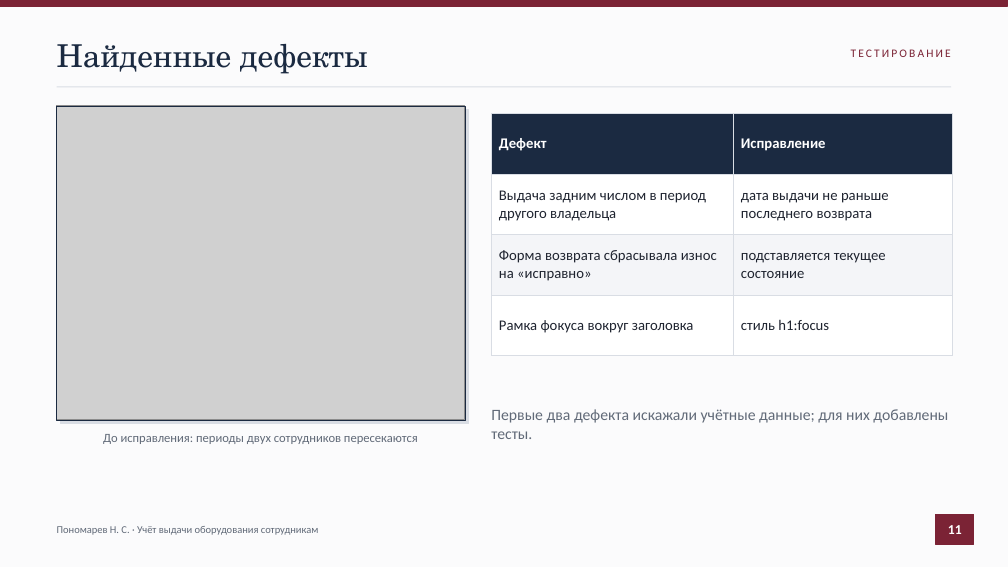
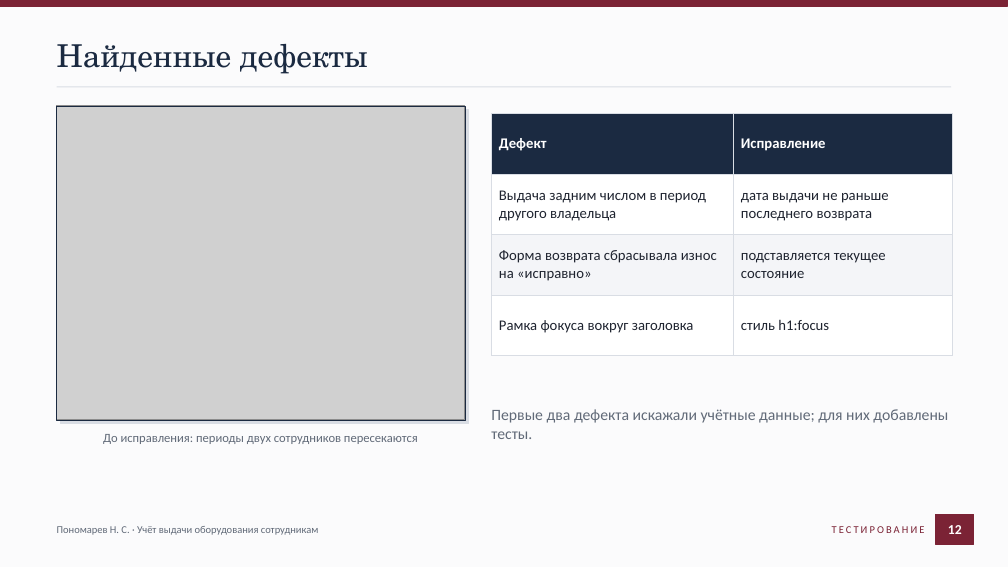
Before and after one commit to Black287234/KP-Nek, a slide deck: slide 12 of docs/Презентация.pptx (slide 11 before the commit). Drawn at 1008x567 pixels with LibreOffice and Linux fonts; fonts in the diff are those of the drawing; grey boxes stand for pictures. Boxes give left, top, right and bottom in pixels: in the first picture for what was removed or moved away, otherwise in the second. Text is boxed around its words. In the diff, an @@ line names an element or a change of style, - is before the commit and + after.

```diff
--- a/docs/Презентация.pptx
+++ b/docs/Презентация.pptx
@@ text "ТЕСТИРОВАНИЕ": place and size @@
-text "ТЕСТИРОВАНИЕ" at [851,49,951,57]
+text "ТЕСТИРОВАНИЕ" at [832,526,925,533]
@@ text "ТЕСТИРОВАНИЕ" at [832,526,925,533]: size 11 to 10 pt @@
@@ text at [948,525,962,534]: text changed @@
-11
+12
```
Also in this commit, not shown: 10 other slides changed, 2 slides added, 1 slide removed, 15 other files.
